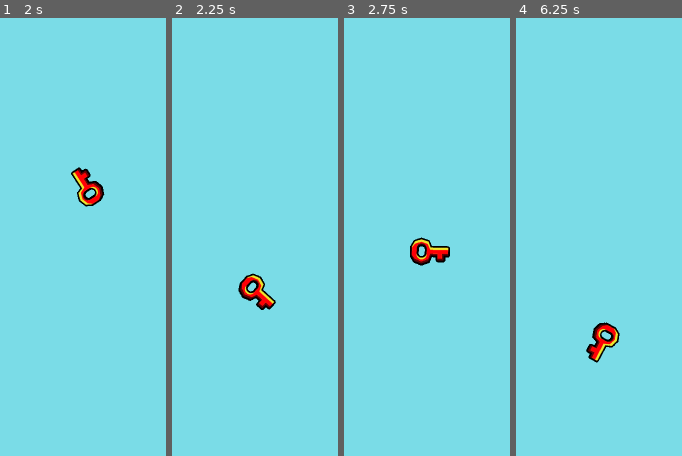
Above: before the commit, frames 1-4 (left to right).
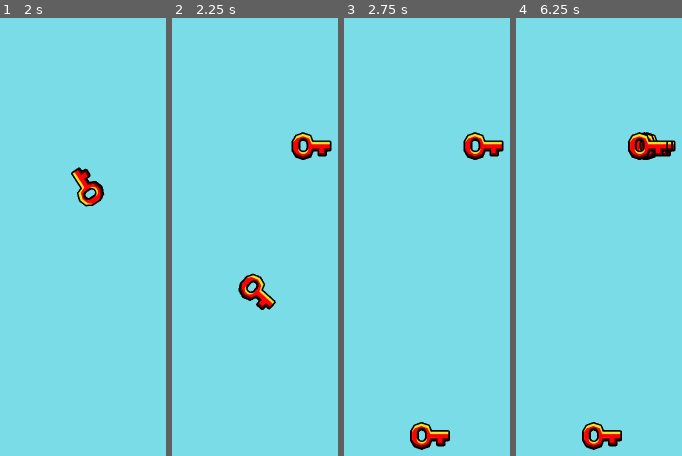
Above: after the commit, the same moments.

Repository: DiVaSkibo/Notebook-command
Game: Godot game, scene res://Scene/+.tscn
Same seed, same stepped clock (60 frames per second), same inputs: the game is played once before the commit and once after it.
Inputs (mouse positions are in pixels of both pictures, inside the frame that each line leads up to):
- Up to frame 1 (2 s): tap Enter at 0.5 s; move the mouse to (86, 145) at 0.52 s; press the mouse at (86, 145) at 0.53 s; move the mouse to (outside the picture) at 1.27 s; release the mouse at (outside the picture) at 1.28 s; click (outside the picture) at 1.35 s
- Up to frame 2 (2.25 s): move the mouse to (337, 145) at 2.02 s; press the mouse at (337, 145) at 2.03 s
- Up to frame 3 (2.75 s): no input
- Up to frame 4 (6.25 s): move the mouse to (562, 333) at 2.77 s; release the mouse at (562, 333) at 2.78 s; click (562, 333) at 2.85 s; move the mouse to (outside the picture) at 3.52 s; press the mouse at (outside the picture) at 3.53 s; move the mouse to (outside the picture) at 4.27 s; release the mouse at (outside the picture) at 4.28 s; click (outside the picture) at 4.35 s; move the mouse to (642, 241) at 5.02 s; press the mouse at (642, 241) at 5.03 s; move the mouse to (outside the picture) at 5.77 s; release the mouse at (outside the picture) at 5.78 s; click (outside the picture) at 5.85 s

Frame 1 is identical in both runs. In frame 2, 1.0% of the frame differs, in the area x 71-97%, y 26-33%; in frame 3, 3.1%; in frame 4, 3.4%, in the area x 39-97%, y 26-99%.

Commit message:
Add wallet view
* wallet scene and script
* Item script
* + scene and script

Diff:
--- a/Scene/+.tscn
+++ b/Scene/+.tscn
@@ -1,5 +1,6 @@
-[gd_scene load_steps=5 format=3 uid="uid://sb1b2dsfmvyi"]
+[gd_scene load_steps=6 format=3 uid="uid://sb1b2dsfmvyi"]
 
+[ext_resource type="Script" uid="uid://dnehxnbbxfoxm" path="res://script/+.gd" id="1_a5tbx"]
 [ext_resource type="PackedScene" uid="uid://c28ajc76tvb0r" path="res://Scene/__Item.tscn" id="1_asc53"]
 [ext_resource type="Script" uid="uid://d1y5vndir1wt5" path="res://script/____ItemResource.gd" id="2_gi4fd"]
 
@@ -12,15 +13,26 @@
 metadata/_custom_type_script = "uid://d1y5vndir1wt5"
 
 [node name="+" type="Node"]
+script = ExtResource("1_a5tbx")
 
 [node name="StaticBody2D" type="StaticBody2D" parent="."]
 position = Vector2(800, 704)
 
 [node name="CollisionShape2D" type="CollisionShape2D" parent="StaticBody2D"]
 shape = SubResource("WorldBoundaryShape2D_osv4s")
+disabled = true
 debug_color = Color(0, 0, 0, 1)
 
 [node name="Item" parent="." instance=ExtResource("1_asc53")]
 position = Vector2(800, 256)
 max_contacts_reported = 1
 resource = SubResource("Resource_a5tbx")
+
+[node name="Marker2D" type="Marker2D" parent="."]
+position = Vector2(800, 256)
+
+[node name="Timer" type="Timer" parent="."]
+wait_time = 2.0
+autostart = true
+
+[connection signal="timeout" from="Timer" to="." method="_on_timer_timeout"]
--- a/Scene/__Item.tscn
+++ b/Scene/__Item.tscn
@@ -21,7 +21,6 @@
 mass = 0.01
 physics_material_override = SubResource("PhysicsMaterial_2rwoj")
 freeze = true
-contact_monitor = true
 script = ExtResource("1_q6waq")
 resource = SubResource("Resource_12m02")
 
--- a/Scene/___Wallet.tscn
+++ b/Scene/___Wallet.tscn
@@ -4,7 +4,14 @@
 
 [sub_resource type="WorldBoundaryShape2D" id="WorldBoundaryShape2D_xob30"]
 
-[node name="wallet" type="Node2D"]
+[node name="wallet" type="Control"]
+layout_mode = 3
+anchors_preset = 15
+anchor_right = 1.0
+anchor_bottom = 1.0
+grow_horizontal = 2
+grow_vertical = 2
+mouse_filter = 2
 script = ExtResource("1_ifawl")
 
 [node name="PutInArea" type="Area2D" parent="."]
@@ -14,4 +21,19 @@
 shape = SubResource("WorldBoundaryShape2D_xob30")
 debug_color = Color(0, 0, 0, 1)
 
+[node name="CenterContainer" type="CenterContainer" parent="."]
+layout_mode = 1
+anchors_preset = -1
+anchor_top = 1.0
+anchor_right = 1.0
+anchor_bottom = 1.0
+offset_top = -128.0
+grow_horizontal = 2
+grow_vertical = 0
+
+[node name="ListView" type="HBoxContainer" parent="CenterContainer"]
+layout_mode = 2
+theme_override_constants/separation = 200
+alignment = 1
+
 [connection signal="body_entered" from="PutInArea" to="." method="_on_put_in_area_body_entered"]
--- /dev/null
+++ b/script/+.gd
@@ -0,0 +1,9 @@
+extends Node
+
+@onready var marker := $Marker2D as Marker2D
+
+func _on_timer_timeout() -> void:
+	var item = load('res://Scene/__Item.tscn').instantiate()
+	item.resource = ItemResource.new()
+	item.position = marker.position + Vector2(randf_range(-400, 400), 0)
+	add_child(item)
--- a/script/__Item.gd
+++ b/script/__Item.gd
@@ -22,6 +22,11 @@
 			is_focused = false
 			sprite.scale -= Vector2(.11, .11)
 			apply_force(Vector2(0, -400))
+
+func back() -> void:
+	position = Vector2.ZERO
+	sprite.rotation_degrees = -11
+	set_deferred('freeze', true)
 #endregion
 
 	#region	Signals
--- a/script/___Wallet.gd
+++ b/script/___Wallet.gd
@@ -1,13 +1,30 @@
-extends Node2D
+extends Control
 
 	#region	Vars
+const ITEM := preload('res://Scene/__Item.tscn')
+
 @export var items :Array[ItemResource] = []
+
+@onready var listview := $CenterContainer/ListView as HBoxContainer
+#endregion
+
+	#region	Funcs
+func append(what :Item) -> void:
+	items.append(what.resource)
+	var item := ITEM.instantiate()
+	item.resource = what.resource
+	var container := CenterContainer.new()
+	container.add_child(item)
+	listview.call_deferred('add_child', container)
 #endregion
 
 	#region	Signals
 func _on_put_in_area_body_entered(body: Node2D) -> void:
-	if body is Item:
-		items.append(body.resource)
+	if body is not Item: return
+	if body.resource in items:
+		body.back()
+	else:
+		append(body)
 		body.queue_free()
 		print(' #: ', body, ' is in wallet')
 #endregion
Not shown, added: script/+.gd.uid
